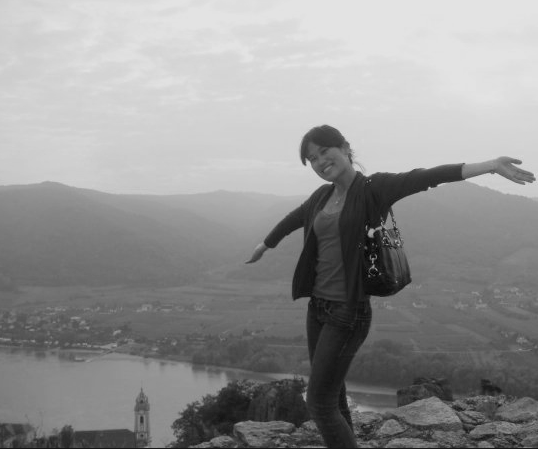
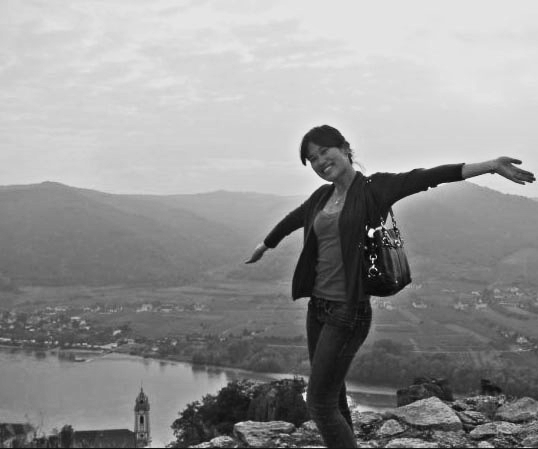
Comparing the layer stacks of the two 538px x 449px images. Changes:
renamed "Layer 1" to "Background copy", blend normal → overlay, painted on it over [0, 0, 538, 449]
painted on "Background" over [0, 0, 538, 449]
